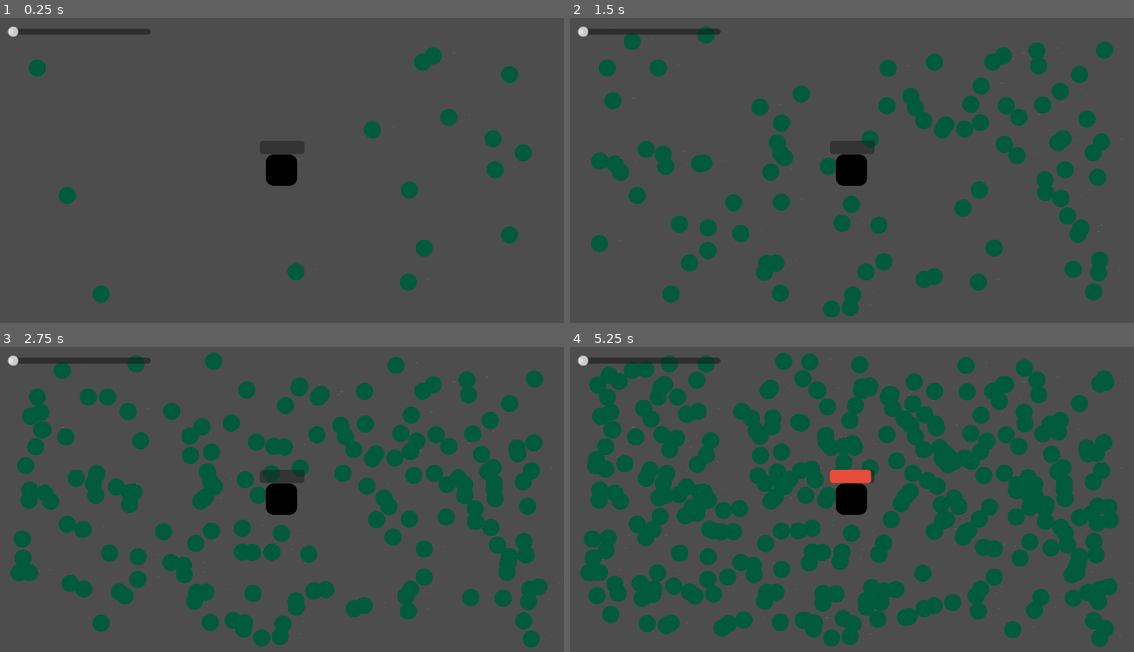
Above: before the commit, frames 1-4 (two rows, left to right).
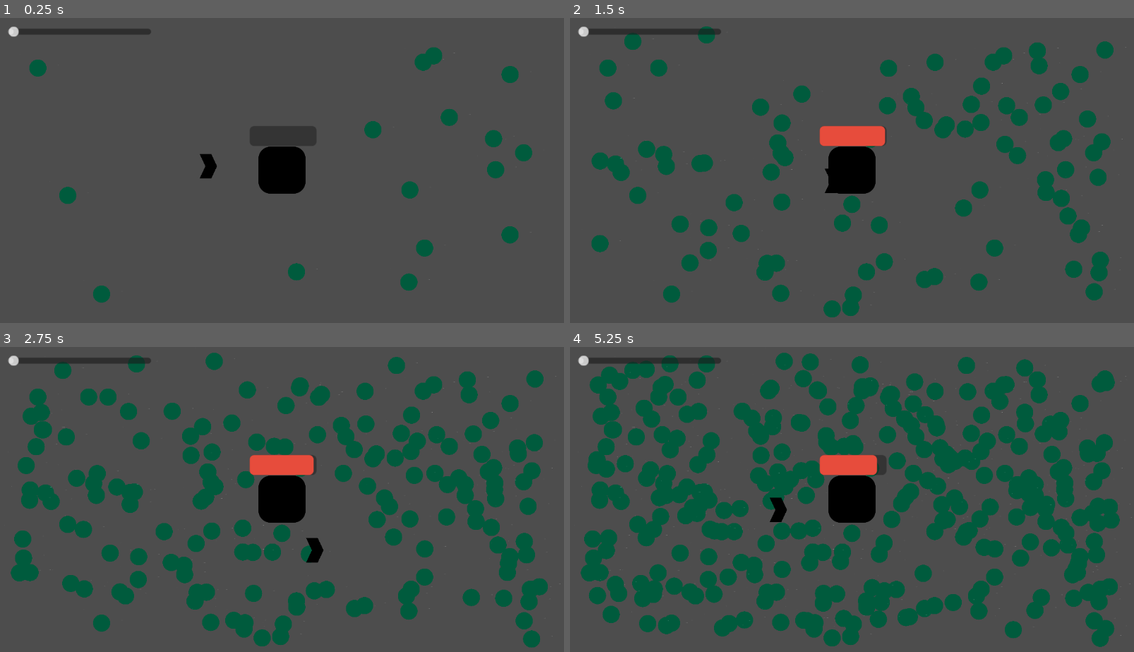
Above: after the commit, the same moments.

Repository: GamerKT4/j-ust-a-nyth-in-g
Game: Godot game, scene res://Scenes/main.tscn
Two runs of this game, one before a commit and one after it. Both use one fixed random seed, a clock stepped at 60 frames per second and the inputs below.
Inputs:
- Up to frame 1 (0.25 s): no input
- Up to frame 2 (1.5 s): hold D (move_right, bound only after the commit) 0.53-1.28 s; hold S (move_down, bound only after the commit) from 1.28 s (still down)
- Up to frame 3 (2.75 s): release S (move_down, bound only after the commit) at 2.03 s; hold D (move_right, bound only after the commit) from 2.03 s (still down)
- Up to frame 4 (5.25 s): release D (move_right, bound only after the commit) at 2.78 s; hold W (move_up, bound only after the commit) 2.78-3.53 s; hold A (move_left, bound only after the commit) 3.53-5.03 s; hold S (move_down, bound only after the commit) from 5.03 s (still down)

The runs differ from the first frame. In frame 1, 1.7% of the frame differs, in the area x 1-95%, y 3-94%; in frame 2, 2.6%; in frame 3, 3.5%; in frame 4, 4.3%, in the area x 1-99%, y 1-99%.

Commit message:
ADDED A FUCKING MOVEABLE CHARACTER
it had a lot of bugs, yeah it did.

current problems('ll fix tmrw, probably):
-goes through everything (kinda intended)
-doesn't do anything expect moving

Diff:
--- a/Scenes/main.tscn
+++ b/Scenes/main.tscn
@@ -4,6 +4,7 @@
 [ext_resource type="PackedScene" uid="uid://o1tgb47x11t5" path="res://Scenes/house.tscn" id="1_bo1nx"]
 [ext_resource type="Script" uid="uid://dhbngb5g34w82" path="res://Scripts/main.gd" id="1_jjvhh"]
 [ext_resource type="PackedScene" uid="uid://clmjh4dicufxh" path="res://Scenes/basic_bug.tscn" id="2_8gbba"]
+[ext_resource type="PackedScene" uid="uid://dovmo2pl6bfso" path="res://Scenes/main_character.tscn" id="5_kry3j"]
 
 [sub_resource type="StyleBoxFlat" id="StyleBoxFlat_jjvhh"]
 bg_color = Color(0.101960786, 0.101960786, 0.101960786, 0.48235294)
@@ -19,11 +20,23 @@
 corner_radius_bottom_right = 6
 corner_radius_bottom_left = 6
 
+[sub_resource type="WorldBoundaryShape2D" id="WorldBoundaryShape2D_jjvhh"]
+
+[sub_resource type="WorldBoundaryShape2D" id="WorldBoundaryShape2D_kry3j"]
+normal = Vector2(0, 1)
+
+[sub_resource type="WorldBoundaryShape2D" id="WorldBoundaryShape2D_21xkr"]
+normal = Vector2(-1, 0)
+
+[sub_resource type="WorldBoundaryShape2D" id="WorldBoundaryShape2D_6bp64"]
+normal = Vector2(1, 0)
+distance = 1.0
+
 [node name="Main" type="Node2D" unique_id=357547061]
 script = ExtResource("1_jjvhh")
 
 [node name="Camera2D" type="Camera2D" parent="." unique_id=110946340]
-position = Vector2(577, 324)
+position = Vector2(576, 324)
 
 [node name="World" type="Node" parent="." unique_id=949143815]
 
@@ -36,7 +49,7 @@
 [node name="house" parent="World" unique_id=806136155 instance=ExtResource("1_bo1nx")]
 unique_name_in_owner = true
 position = Vector2(576, 324)
-scale = Vector2(1, 1)
+scale = Vector2(1.5, 1.5)
 
 [node name="ProgressBar" type="ProgressBar" parent="World/house" unique_id=200306027]
 offset_left = -44.0
@@ -61,4 +74,31 @@
 step = 10.0
 rounded = true
 
+[node name="world_borders" type="Node" parent="." unique_id=1169318878]
+
+[node name="THESE ARE HARDCODED" type="Node" parent="world_borders" unique_id=38891066]
+
+[node name="FOR NOW" type="Node" parent="world_borders" unique_id=1506322277]
+
+[node name="bottom_boundary" type="CollisionShape2D" parent="world_borders" unique_id=1371166572]
+position = Vector2(501, 648)
+shape = SubResource("WorldBoundaryShape2D_jjvhh")
+
+[node name="up_boundary" type="CollisionShape2D" parent="world_borders" unique_id=1136631490]
+position = Vector2(516, 0)
+shape = SubResource("WorldBoundaryShape2D_kry3j")
+
+[node name="right_boundary" type="CollisionShape2D" parent="world_borders" unique_id=1468105161]
+position = Vector2(1152, 309)
+shape = SubResource("WorldBoundaryShape2D_21xkr")
+
+[node name="left_boundary" type="CollisionShape2D" parent="world_borders" unique_id=1670676500]
+position = Vector2(-2, 294)
+shape = SubResource("WorldBoundaryShape2D_6bp64")
+
+[node name="main_character" parent="." unique_id=1664641800 instance=ExtResource("5_kry3j")]
+z_index = 5
+position = Vector2(430, 316)
+scale = Vector2(0.2, 0.2)
+
 [connection signal="game_over_triggered" from="World/house" to="." method="_on_house_game_over_triggered"]
--- a/Scenes/main_character.tscn
+++ b/Scenes/main_character.tscn
@@ -1,10 +1,17 @@
 [gd_scene format=3 uid="uid://dovmo2pl6bfso"]
 
+[ext_resource type="Script" uid="uid://np5p0go4pxvh" path="res://Scripts/main_character.gd" id="1_11o2n"]
 [ext_resource type="Texture2D" uid="uid://cry2o82pre6kv" path="res://Assets/Environment/Untitled.png" id="1_48ufq"]
 
-[node name="main_character" type="Node2D" unique_id=618936146]
+[node name="main_character" type="CharacterBody2D" unique_id=1664641800]
+collision_layer = 0
+collision_mask = 0
+motion_mode = 1
+script = ExtResource("1_11o2n")
 
 [node name="Sprite2D" type="Sprite2D" parent="." unique_id=1645406361]
 texture = ExtResource("1_48ufq")
+offset = Vector2(-7.5, 30)
 
-[node name="CollisionShape2D" type="CollisionShape2D" parent="." unique_id=1073013487]
+[node name="CollisionPolygon2D" type="CollisionPolygon2D" parent="." unique_id=1996517721]
+polygon = PackedVector2Array(-89, -112, 0, -112, 53, 0, 0, 112, -88, 112, -35, 0)
--- /dev/null
+++ b/Scripts/main_character.gd
@@ -0,0 +1,14 @@
+extends CharacterBody2D
+
+var direction: Vector2 = Vector2.ZERO
+var player_speed = Variables.player_speed
+
+func _process(delta):
+
+	#getting direction
+	direction.x = Input.get_axis("move_left", "move_right")
+	direction.y = Input.get_axis("move_up", "move_down")
+
+	velocity = direction * player_speed
+
+	move_and_slide()
--- a/Scripts/variables.gd
+++ b/Scripts/variables.gd
@@ -1,6 +1,11 @@
 extends Node
+
 
 var bug_damage = 10
 var bug_speed = 200
 
+
 var house_health = 500
+
+
+var player_speed = 150
--- a/project.godot
+++ b/project.godot
@@ -33,6 +33,30 @@
 "events": [Object(InputEventKey,"resource_local_to_scene":false,"resource_name":"","device":-1,"window_id":0,"alt_press …(195 unchanged characters)…
 ]
 }
+move_up={
+"deadzone": 0.2,
+"events": [Object(InputEventKey,"resource_local_to_scene":false,"resource_name":"","device":-1,"window_id":0,"alt_pressed":false,"shift_pressed":false,"ctrl_pressed":false,"meta_pressed":false,"pressed":false,"keycode":0,"physical_keycode":87,"key_label":0,"unicode":119,"location":0,"echo":false,"script":null)
+, Object(InputEventKey,"resource_local_to_scene":false,"resource_name":"","device":-1,"window_id":0,"alt_pressed":false,"shift_pressed":false,"ctrl_pressed":false,"meta_pressed":false,"pressed":false,"keycode":0,"physical_keycode":4194320,"key_label":0,"unicode":0,"location":0,"echo":false,"script":null)
+]
+}
+move_left={
+"deadzone": 0.2,
+"events": [Object(InputEventKey,"resource_local_to_scene":false,"resource_name":"","device":-1,"window_id":0,"alt_pressed":false,"shift_pressed":false,"ctrl_pressed":false,"meta_pressed":false,"pressed":false,"keycode":0,"physical_keycode":65,"key_label":0,"unicode":97,"location":0,"echo":false,"script":null)
+, Object(InputEventKey,"resource_local_to_scene":false,"resource_name":"","device":-1,"window_id":0,"alt_pressed":false,"shift_pressed":false,"ctrl_pressed":false,"meta_pressed":false,"pressed":false,"keycode":0,"physical_keycode":4194319,"key_label":0,"unicode":0,"location":0,"echo":false,"script":null)
+]
+}
+move_right={
+"deadzone": 0.2,
+"events": [Object(InputEventKey,"resource_local_to_scene":false,"resource_name":"","device":-1,"window_id":0,"alt_pressed":false,"shift_pressed":false,"ctrl_pressed":false,"meta_pressed":false,"pressed":false,"keycode":0,"physical_keycode":68,"key_label":0,"unicode":100,"location":0,"echo":false,"script":null)
+, Object(InputEventKey,"resource_local_to_scene":false,"resource_name":"","device":-1,"window_id":0,"alt_pressed":false,"shift_pressed":false,"ctrl_pressed":false,"meta_pressed":false,"pressed":false,"keycode":0,"physical_keycode":4194321,"key_label":0,"unicode":0,"location":0,"echo":false,"script":null)
+]
+}
+move_down={
+"deadzone": 0.2,
+"events": [Object(InputEventKey,"resource_local_to_scene":false,"resource_name":"","device":-1,"window_id":0,"alt_pressed":false,"shift_pressed":false,"ctrl_pressed":false,"meta_pressed":false,"pressed":false,"keycode":0,"physical_keycode":83,"key_label":0,"unicode":115,"location":0,"echo":false,"script":null)
+, Object(InputEventKey,"resource_local_to_scene":false,"resource_name":"","device":-1,"window_id":0,"alt_pressed":false,"shift_pressed":false,"ctrl_pressed":false,"meta_pressed":false,"pressed":false,"keycode":0,"physical_keycode":4194322,"key_label":0,"unicode":0,"location":0,"echo":false,"script":null)
+]
+}
 
 [physics]
 
Not shown, added: Scripts/main_character.gd.uid
